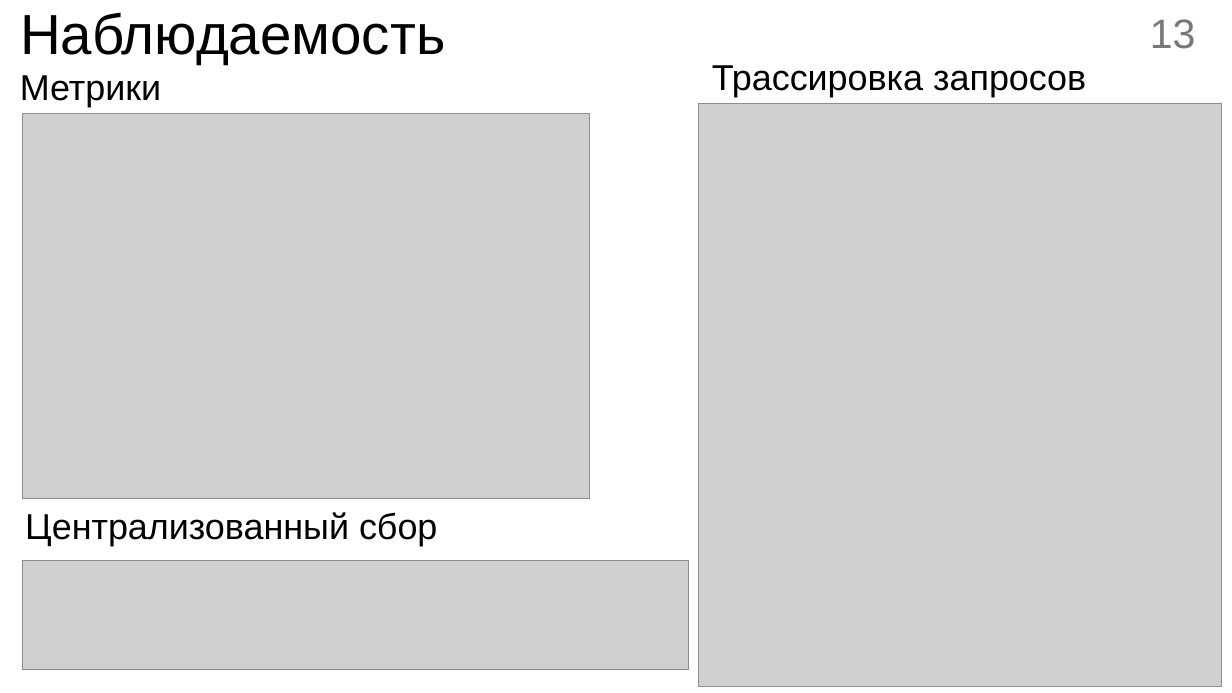
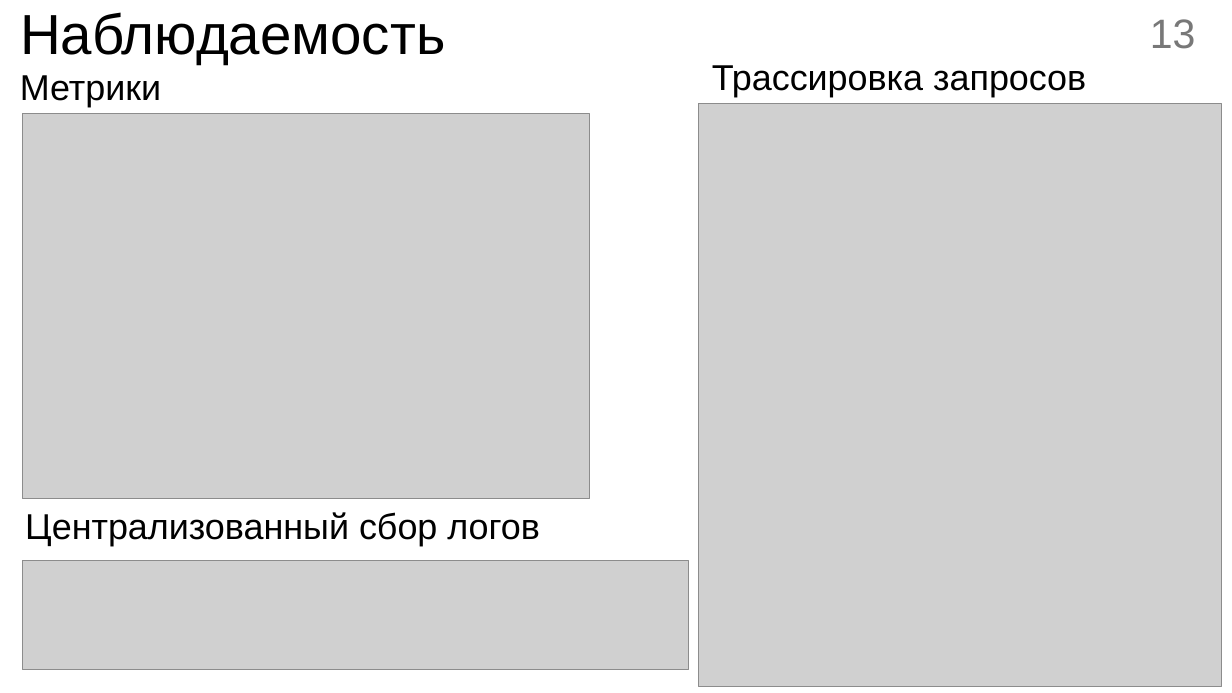
Before and after one commit to kemper0110/supreme-code, a slide deck: slide 13 of docs/6k/diploma/prez/prez2.pptx. Drawn at 1232x693 pixels with LibreOffice and Linux fonts; fonts in the diff are those of the drawing; grey boxes stand for pictures. Boxes give left, top, right and bottom in pixels: in the first picture for what was removed or moved away, otherwise in the second. Text is boxed around its words. In the diff, an @@ line names an element or a change of style, - is before the commit and + after.

```diff
--- a/docs/6k/diploma/prez/prez2.pptx
+++ b/docs/6k/diploma/prez/prez2.pptx
@@ text "Централизованный сбор логов" rewrapped from (25, 512, 437, 561) to (25, 512, 540, 546) @@
```
Also in this commit, not shown: 3 other slides changed, 11 other files.
